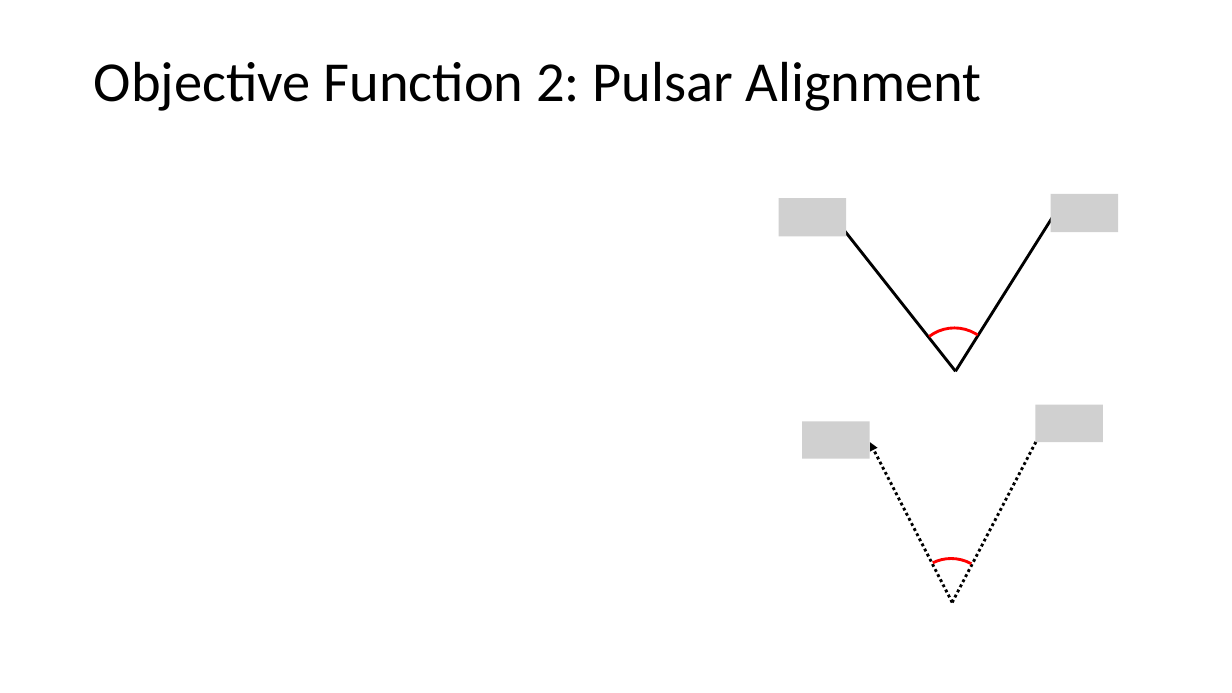
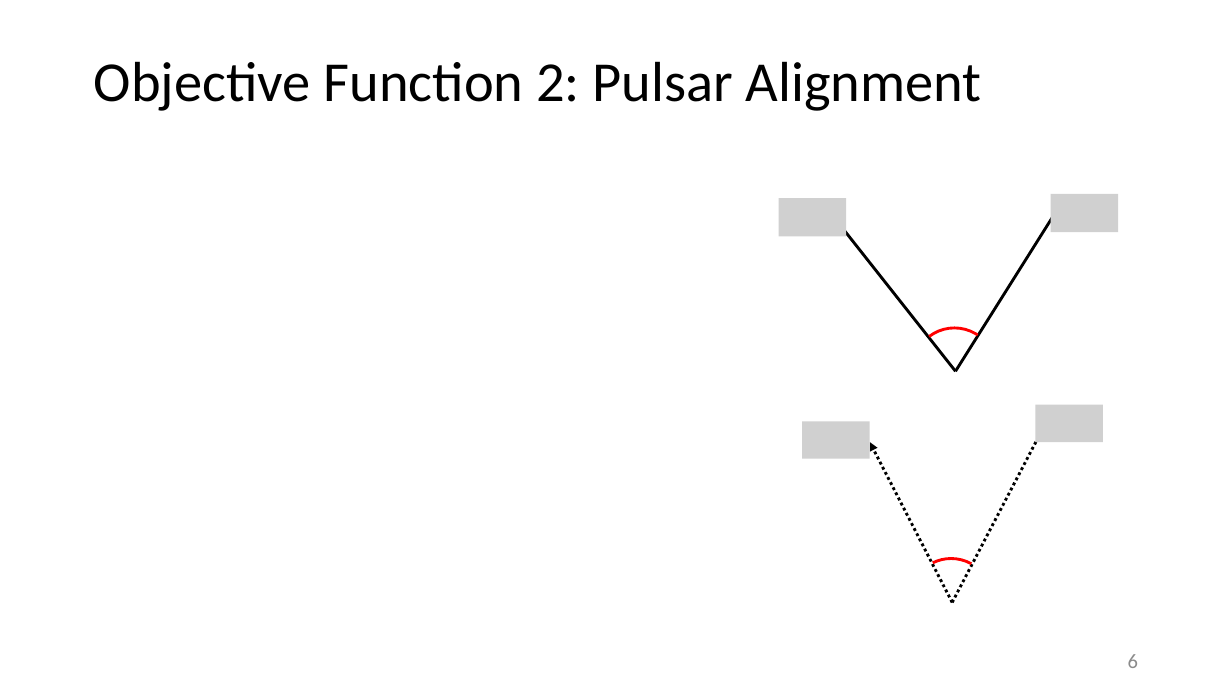
Before and after one commit to TigerHou2/xnav, a slide deck: slide 6 of Presentations/2021-07-12.pptx (slide 5 before the commit). Drawn at 1232x693 pixels with LibreOffice and Linux fonts; fonts in the diff are those of the drawing; grey boxes stand for pictures. Boxes give left, top, right and bottom in pixels: in the first picture for what was removed or moved away, otherwise in the second. Text is boxed around its words. In the diff, an @@ line names an element or a change of style, - is before the commit and + after.

Commit message:
Finished research presentation, added new testing data for imaginary pulsar method

```diff
--- a/Presentations/2021-07-12.pptx
+++ b/Presentations/2021-07-12.pptx
@@ page number added at [1128, 654, 1138, 668], 16 pt, text #8C8C8C @@
+6
```
Also in this commit, not shown: 11 other slides changed, 4 slides added, 3 other files.
